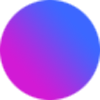
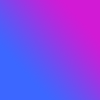
Before/after of a 100px x 100px layered artwork. What changed in the layer stack:
renamed "Layer 1" to "Layer 2", painted on it over box(0, 0, 100, 100)
removed layer "Layer 0" over box(0, 0, 100, 100)
